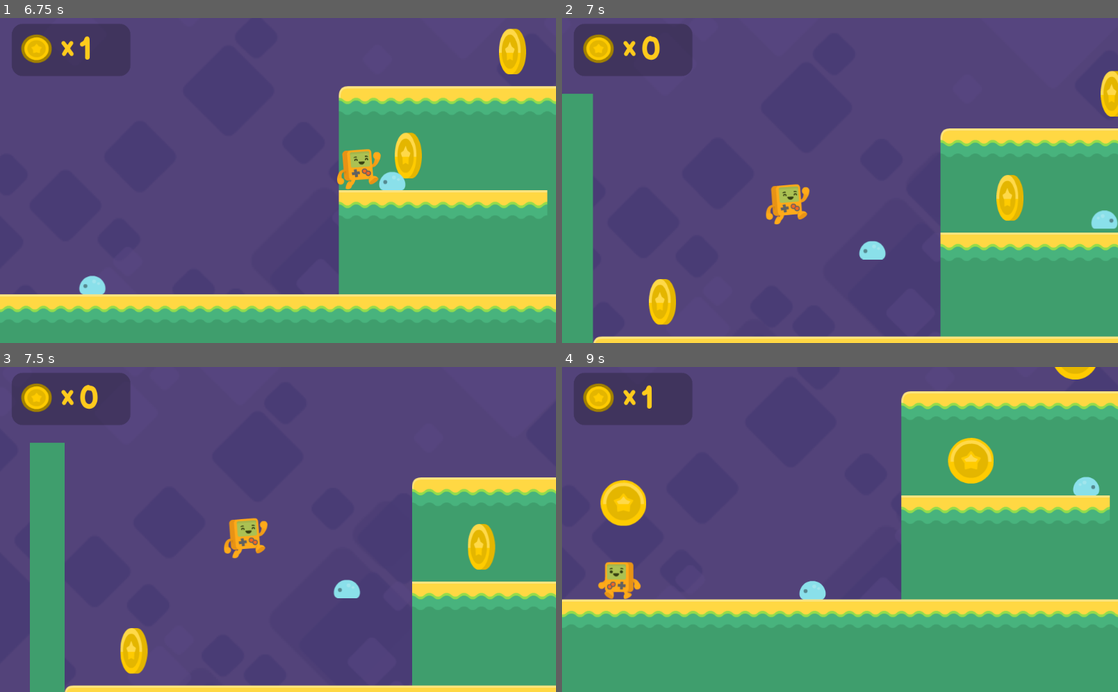
Above: before the commit, frames 1-4 (two rows, left to right).
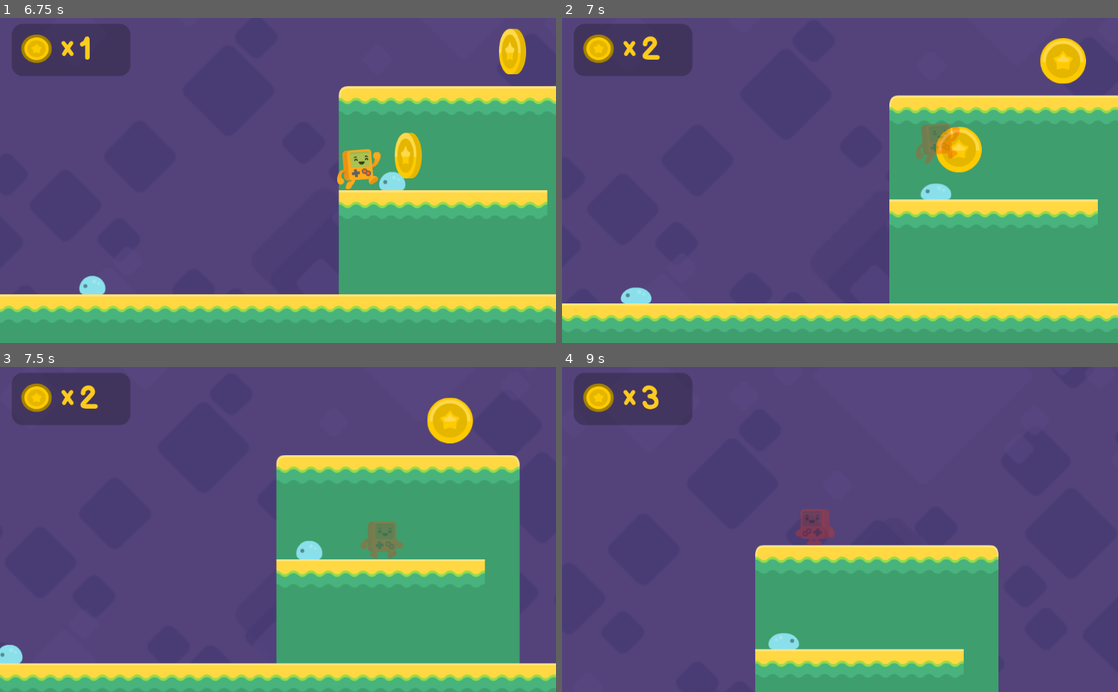
Above: after the commit, the same moments.

Repository: Manik5/2D-Platform
Game: Godot game, scene res://Level1.tscn
Two runs of this game, one before a commit and one after it. Both use one fixed random seed, a clock stepped at 60 frames per second and the inputs below.
Inputs:
- Up to frame 1 (6.75 s): hold Right (right) 0.53-2.03 s; tap Space (jump) at 0.77, 1.52, 3.02, 3.77, 4.52, 6.02 s; hold Left (left) 2.03-4.28 s; hold Right (right) from 4.28 s (still down)
- Up to frame 2 (7 s): keep holding Right (right); tap Space (jump) at 6.77 s
- Up to frame 3 (7.5 s): keep holding Right (right)
- Up to frame 4 (9 s): tap Space (jump) at 7.52 s; release Right (right) at 8.03 s; hold Left (left) from 8.03 s (still down)

Frame 1 is identical in both runs. In frame 2, 32% of the frame differs, in the area x 0-100%, y 5-100%; in frame 3, 39%; in frame 4, 50%, in the area x 0-100%, y 0-100%.

Commit message:
enemies interaction

Diff:
--- a/Steve.tscn
+++ b/Steve.tscn
@@ -2,8 +2,6 @@
 
 [ext_resource path="res://steve_spriteframes.tres" type="SpriteFrames" id=1]
 [ext_resource path="res://steve.gd" type="Script" id=2]
-
-
 
 [sub_resource type="CapsuleShape2D" id=1]
 radius = 27.1681
--- a/enemy.gd
+++ b/enemy.gd
@@ -40,7 +40,7 @@
 
 func _on_sides_checker_body_entered(body):
 	print("ouch!")
-	get_tree().change_scene("res://Level1.tscn")
+	body.damage()
 
 
 func _on_Timer_timeout():
--- a/steve.gd
+++ b/steve.gd
@@ -38,3 +38,7 @@
 
 func bounce():
 	velocity.y = JUMPFORCE * 0.7
+
+func damage():
+	set_modulate(Color(1, 0.3, 0.3, 0.3))
+	velocity.y = JUMPFORCE * 0.5
